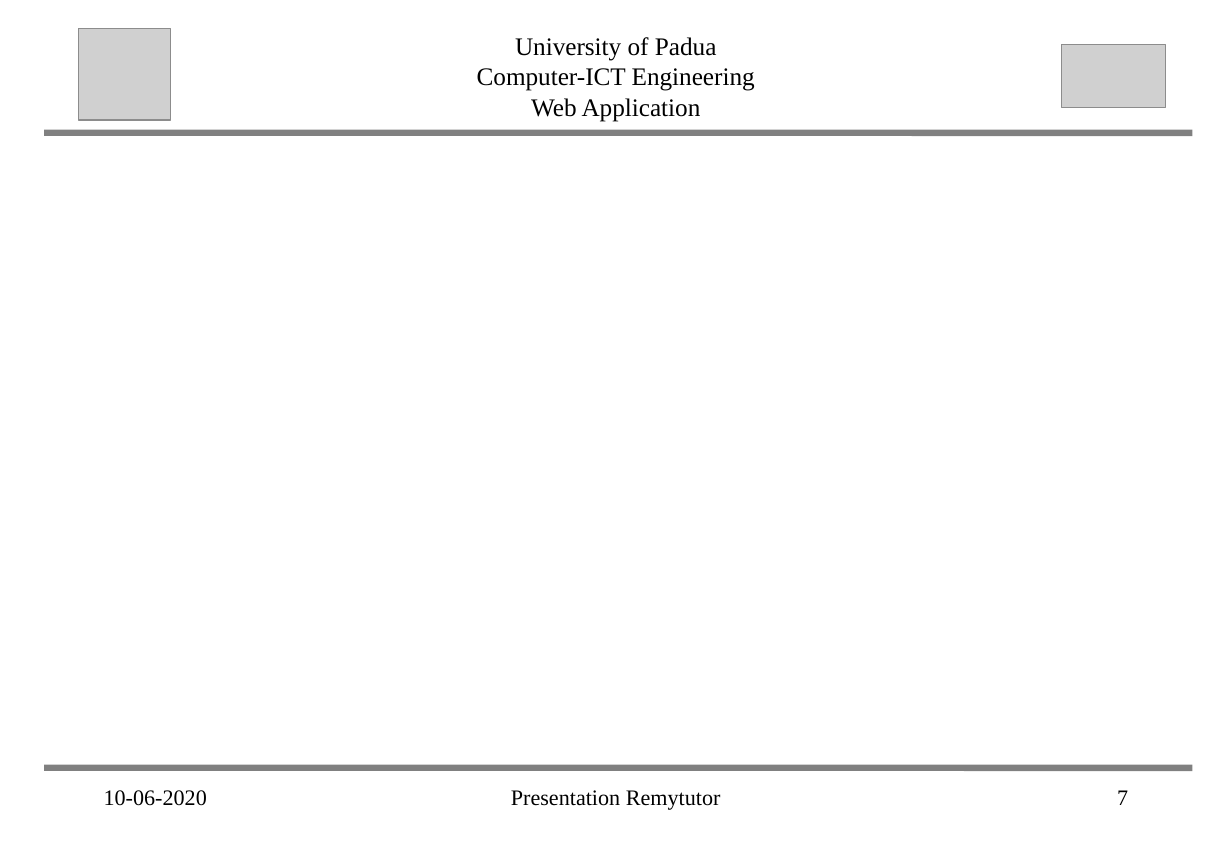
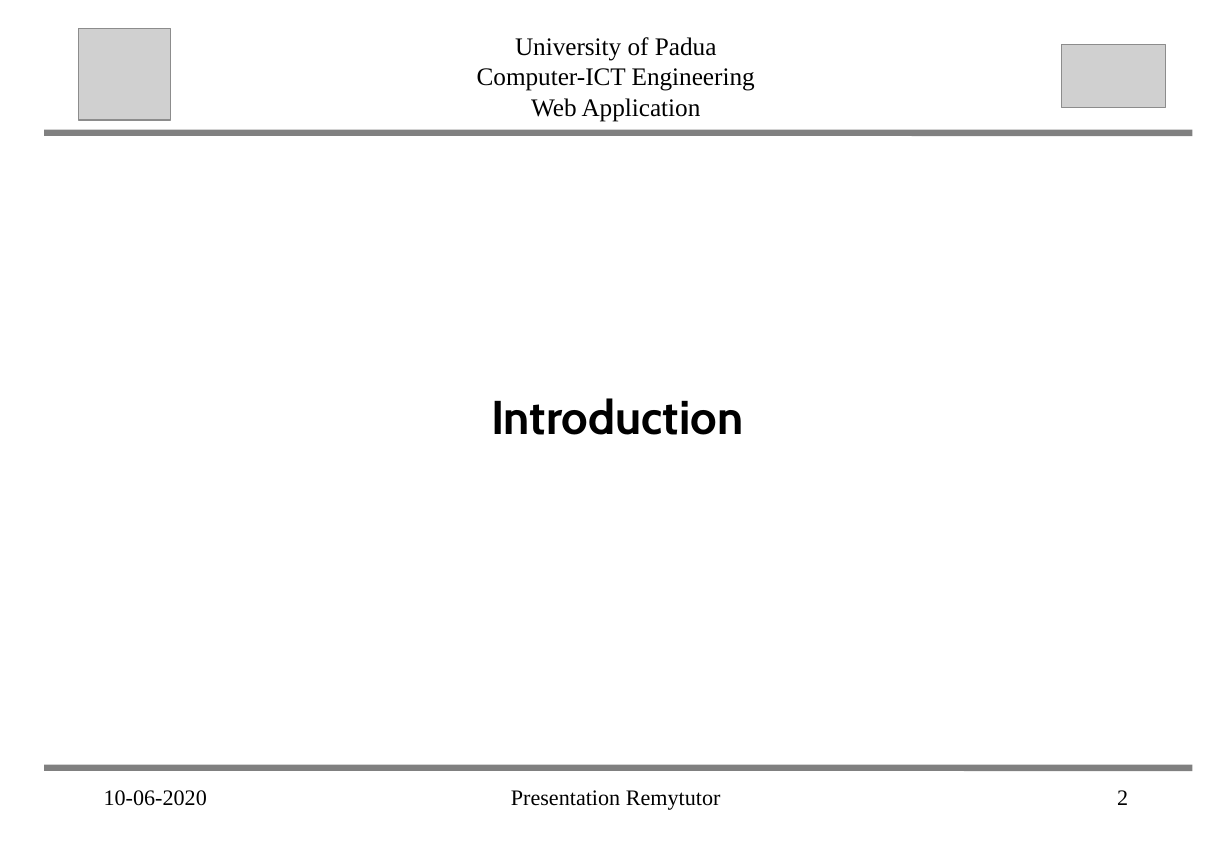
Before and after one commit to abahmadb/Web-Applications, a slide deck: slide 2 of HW2-RemuTutor-2019-2020 - Victor.ppt (slide 7 before the commit). Drawn at 1232x853 pixels with LibreOffice and Linux fonts; fonts in the diff are those of the drawing; grey boxes stand for pictures. Boxes give left, top, right and bottom in pixels: in the first picture for what was removed or moved away, otherwise in the second. Text is boxed around its words. In the diff, an @@ line names an element or a change of style, - is before the commit and + after.

Commit message:
fixed ppt

```diff
--- a/HW2-RemuTutor-2019-2020 - Victor.ppt
+++ b/HW2-RemuTutor-2019-2020 - Victor.ppt
@@ text added at (491, 398, 743, 435), 30 pt, text #000000, bold @@
+Introduction
@@ text at (1117, 790, 1128, 805): text changed @@
-7
+2
```
Also in this commit, not shown: 5 slides removed.
